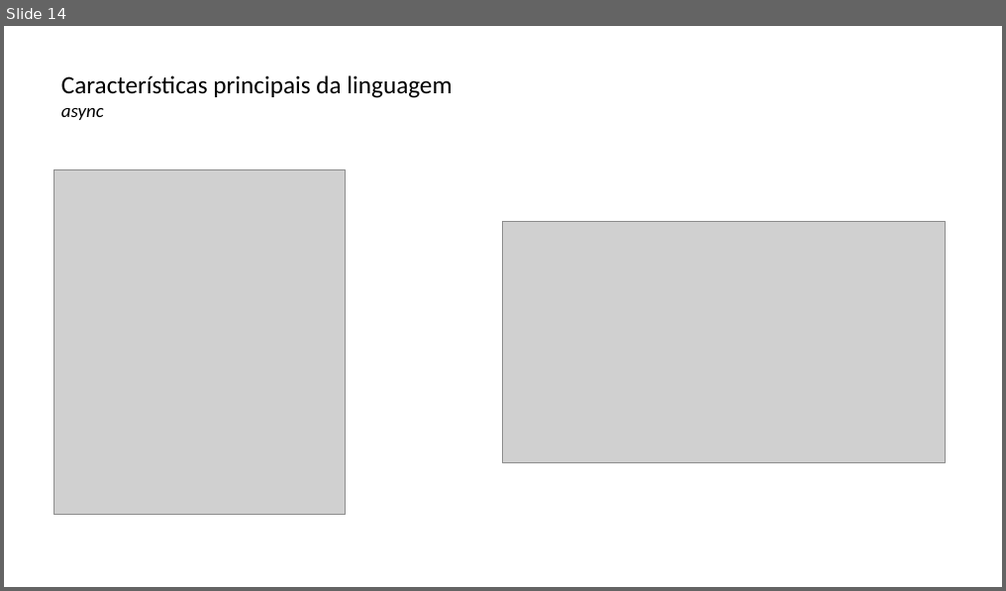
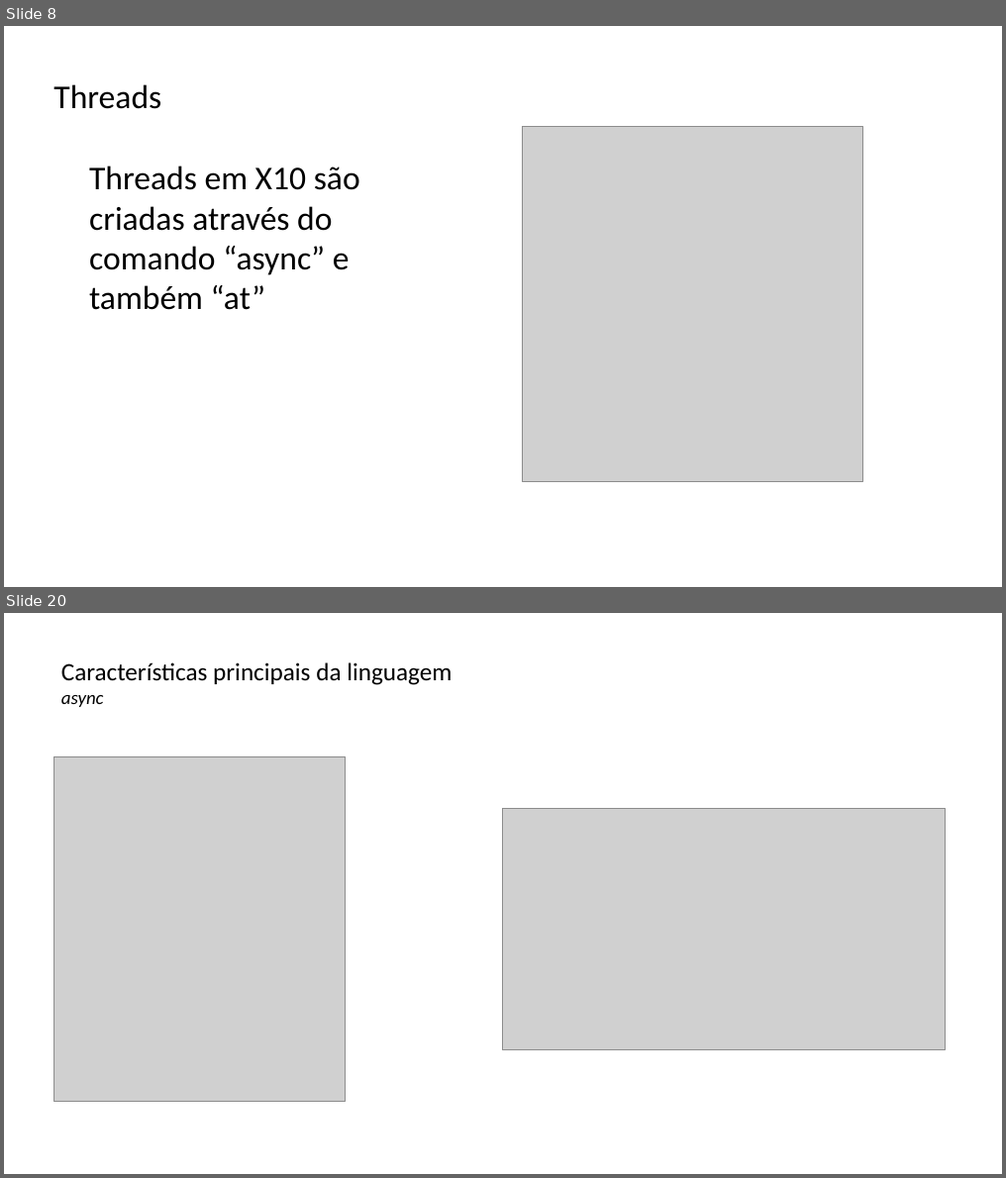
Before and after one commit to lquatrin/inf2591, a slide deck: x10.pptx. Shown one above the other, each under a label of ours: slide 14 before the commit, slides 8 and 20 after it; the slides between them are not shown. The pictures are 1006x591 and 1006x1178 pixels, drawn with LibreOffice and Linux fonts; fonts in the diff are those of the drawing; grey boxes stand for pictures. Boxes give left, top, right and bottom in pixels: in the first picture for what was removed or moved away, otherwise in the second. Text is boxed around its words. In the diff, an @@ line names an element or a change of style, - is before the commit and + after.

```diff
--- a/x10.pptx
+++ b/x10.pptx
@@ slide 8 added at (x1=4, y1=26, x2=1002, y2=587), background #FFFFFF @@
@@ text added at (x1=54, y1=84, x2=161, y2=109), 32 pt, text #000000 @@
+Threads
@@ picture added at (x1=523, y1=126, x2=862, y2=482) @@
@@ text added at (x1=89, y1=166, x2=360, y2=310), 32 pt, text #000000 @@
+● Threads em X10 são criadas através do comando “async” e também “at”
@@ what was slide 14 is now slide 20 @@
```
Also in this commit, not shown: 21 slides changed, 6 other slides added, 1 slide removed.
